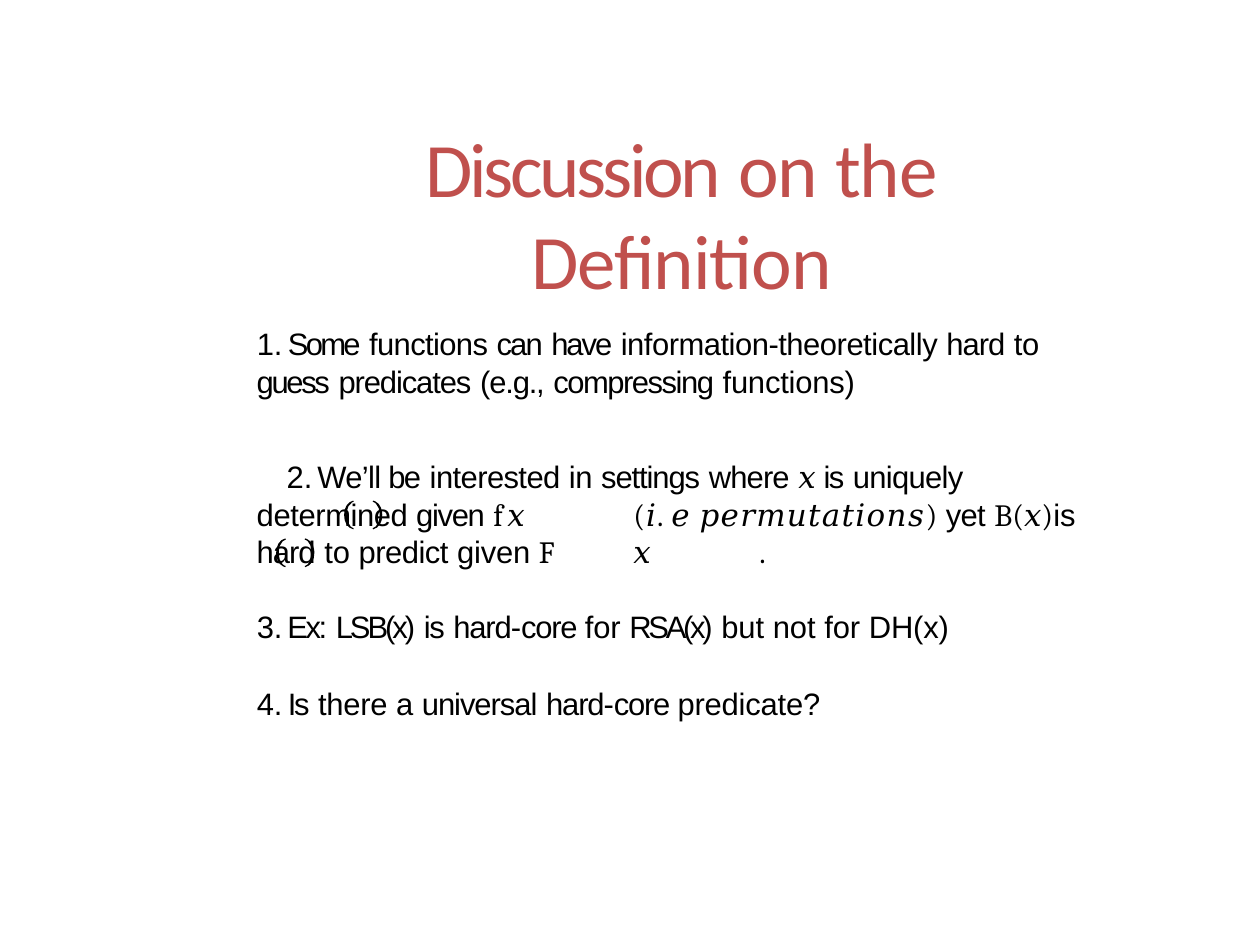
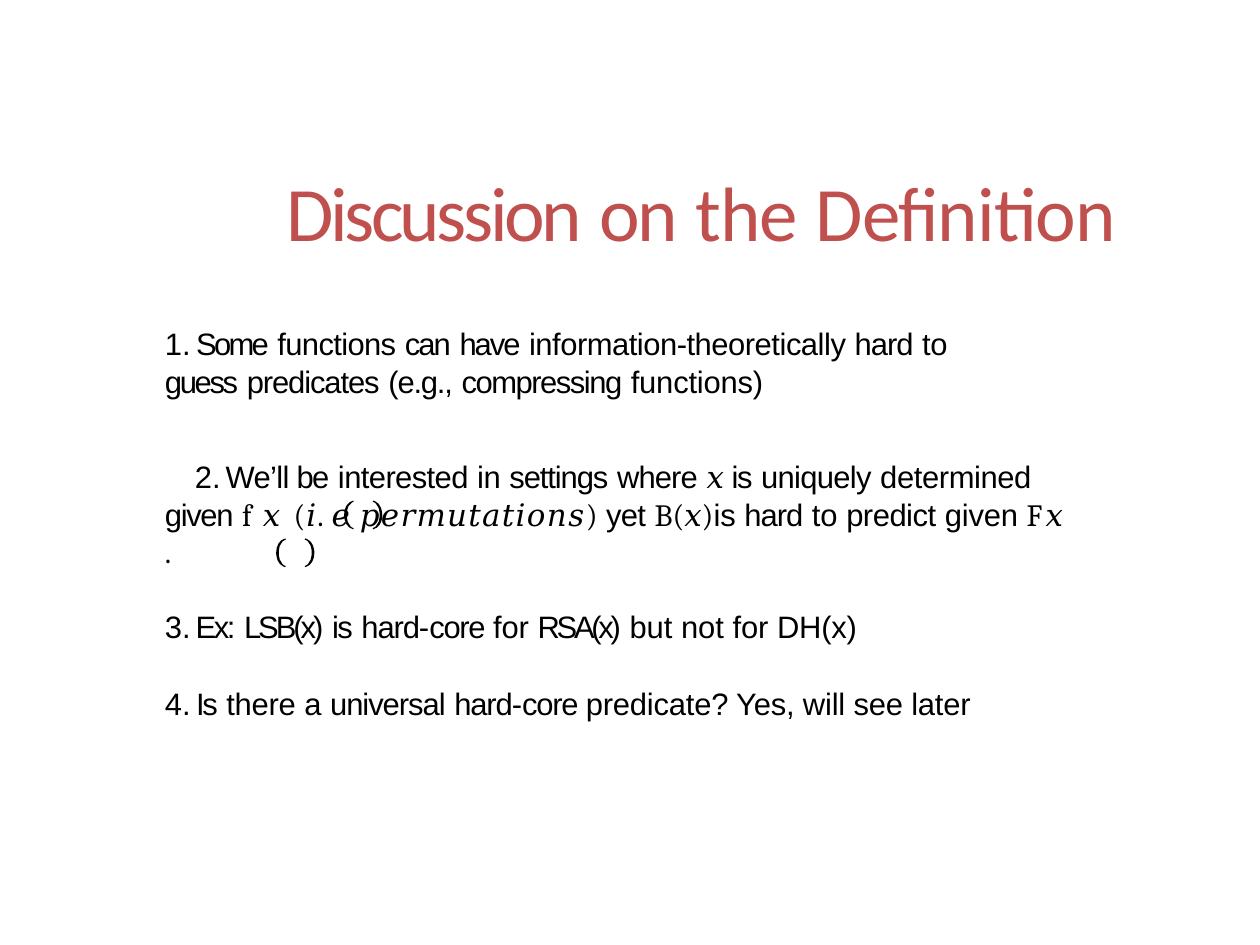
Before and after one commit to mit6875/mit6875.github.io, a slide deck: slide 52 of Slides-2026/lec2.pptx. Drawn at 1260x945 pixels with LibreOffice and Linux fonts; fonts in the diff are those of the drawing. Boxes give left, top, right and bottom in pixels: in the first picture for what was removed or moved away, otherwise in the second. Text is boxed around its words. In the diff, an @@ line names an element or a change of style, - is before the commit and + after.

```diff
--- a/Slides-2026/lec2.pptx
+++ b/Slides-2026/lec2.pptx
@@ title "Discussion on the Definition" rewrapped from [426,143,937,290] to [286,187,1116,242] @@
@@ text "Some functions can have information-theoretically ...": place and size @@
-text "Some functions can have information-theoretically ..." at [257,332,1075,722]
+text "Some functions can have information-theoretically ..." at [165,332,1063,722]
@@ text at [196,692,970,722]: text changed @@
-4. Is there a universal hard-core predicate?
+4. Is there a universal hard-core predicate? Yes, will see later
```
Also in this commit, not shown: 6 other slides changed, 1 slide added, 1 slide removed.
